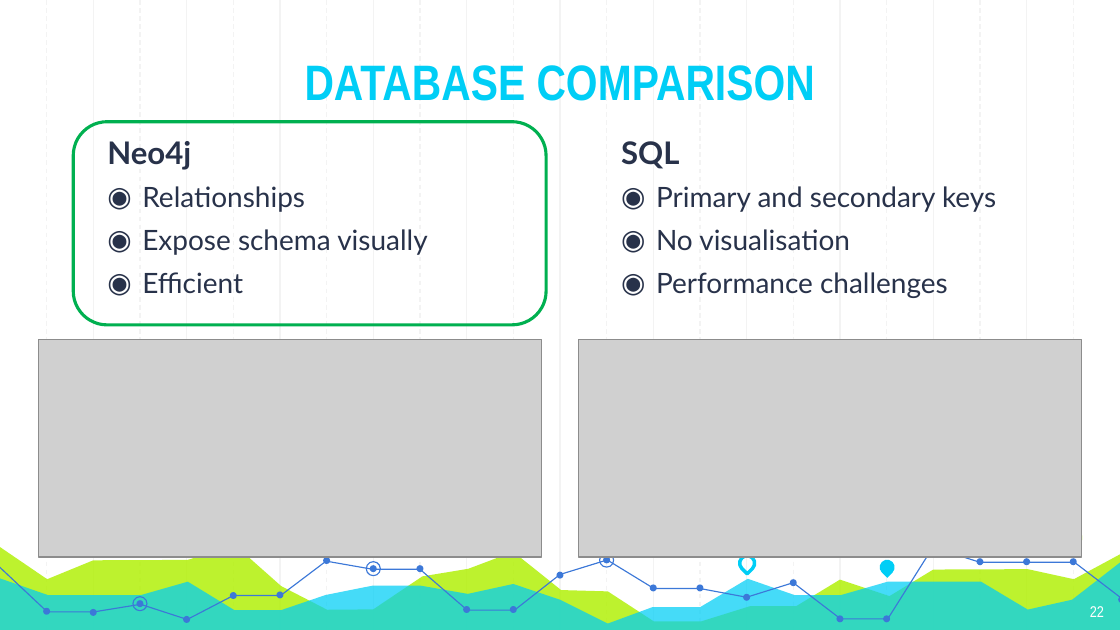
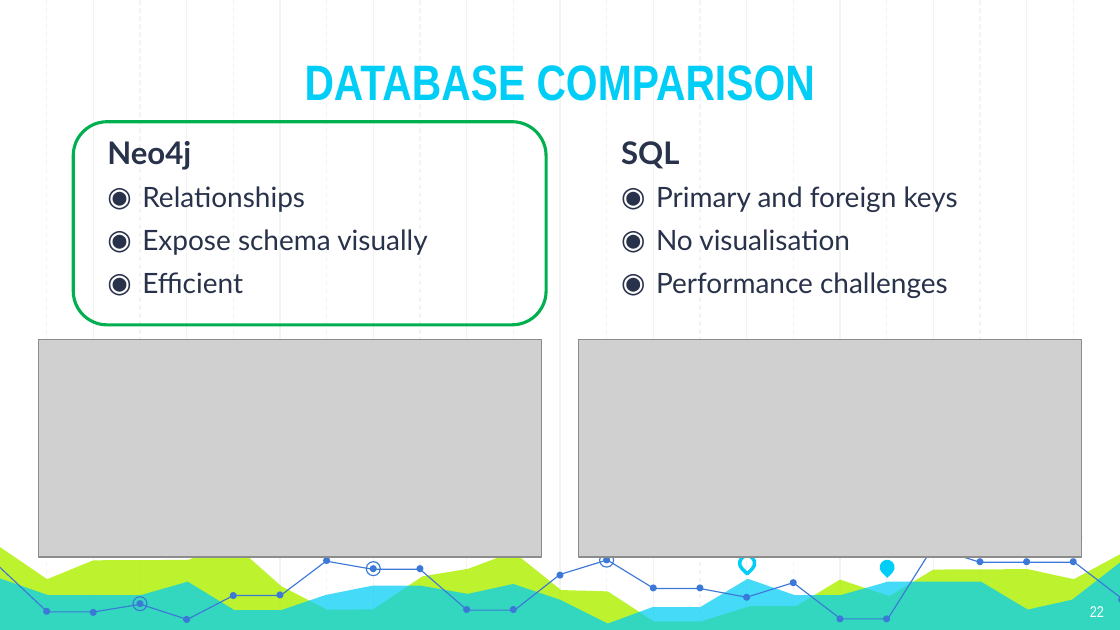
Before and after one commit to Andyayk/app, a slide deck: slide 22 of Graph Based Search Version 2.pptx. Drawn at 1120x630 pixels with LibreOffice and Linux fonts; fonts in the diff are those of the drawing; grey boxes stand for pictures. Boxes give left, top, right and bottom in pixels: in the first picture for what was removed or moved away, otherwise in the second. Text is boxed around its words. In the diff, an @@ line names an element or a change of style, - is before the commit and + after.

Commit message:
- update presentation

```diff
--- a/Graph Based Search Version 2.pptx
+++ b/Graph Based Search Version 2.pptx
@@ text at [656,186,958,212]: text changed @@
-◉ Primary and secondary keys
+◉ Primary and foreign keys
```
Also in this commit, not shown: 2 other slides changed.
